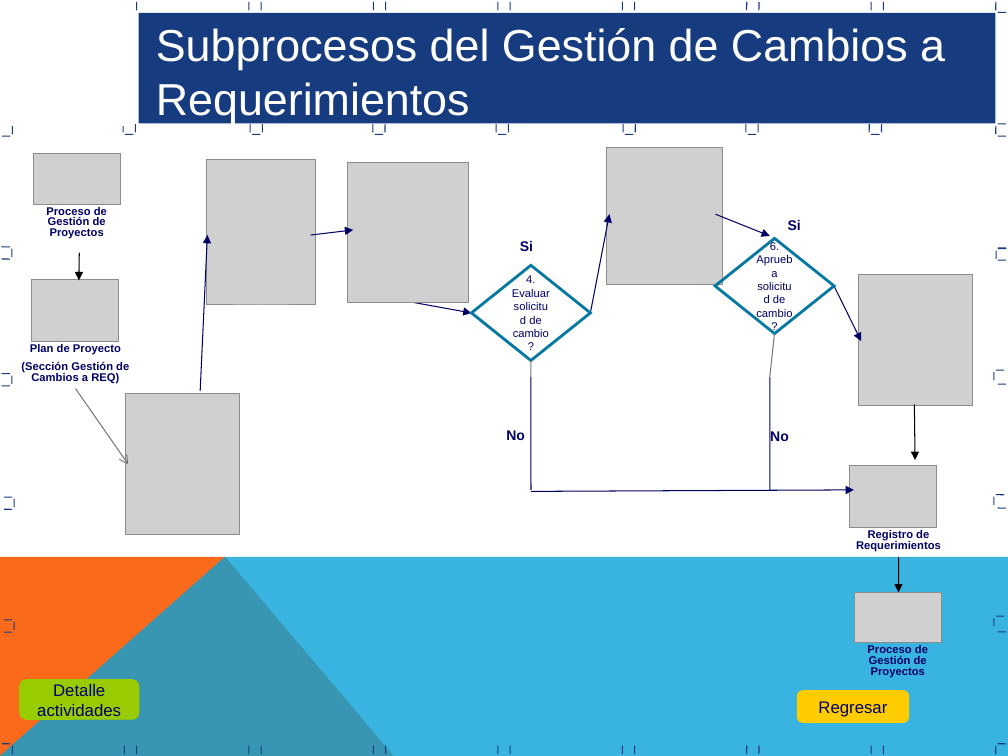
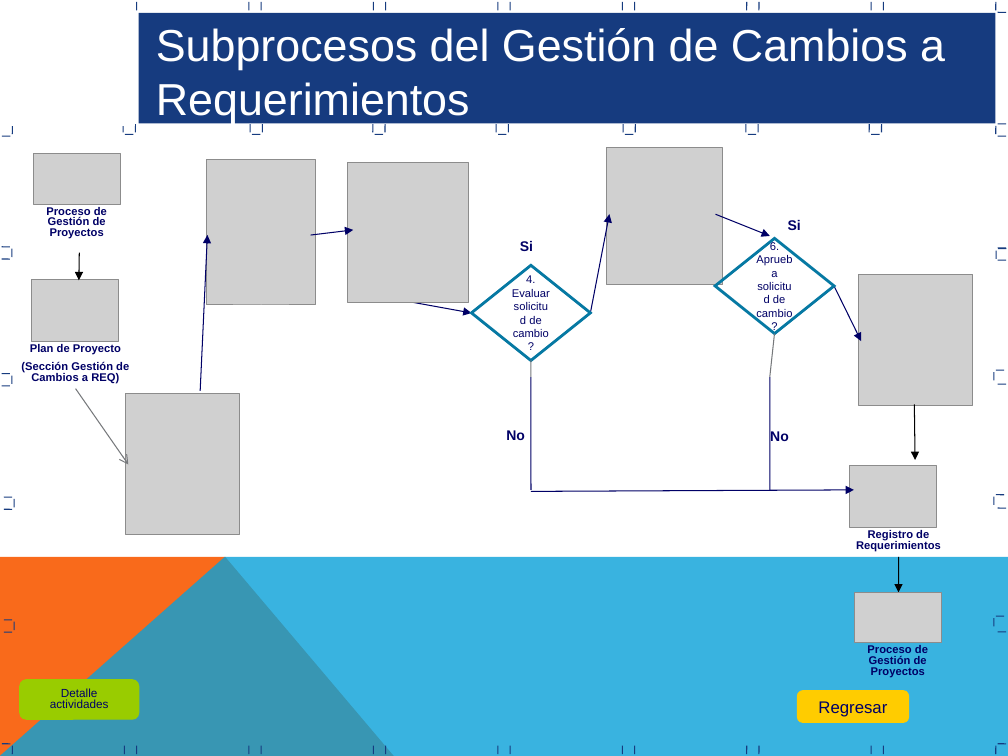
Before and after one commit to CreativeCheeseGame/BoundPhysic, a slide deck: slide 14 of Area de Proceso REQM/Proceso Gestion Requerimientos REQM.ppt. Drawn at 1008x756 pixels with LibreOffice and Linux fonts; fonts in the diff are those of the drawing; grey boxes stand for pictures. Boxes give left, top, right and bottom in pixels: in the first picture for what was removed or moved away, otherwise in the second. Text is boxed around its words. In the diff, an @@ line names an element or a change of style, - is before the commit and + after.

```diff
--- a/Area de Proceso REQM/Proceso Gestion Requerimientos REQM.ppt
+++ b/Area de Proceso REQM/Proceso Gestion Requerimientos REQM.ppt
@@ rounded rectangle "Detalle actividades" at bbox=[20, 679, 139, 719]: size 12 to 8.4 pt; line spacing 1 to 0.8 @@
```
Also in this commit, not shown: 1 other slide changed.
